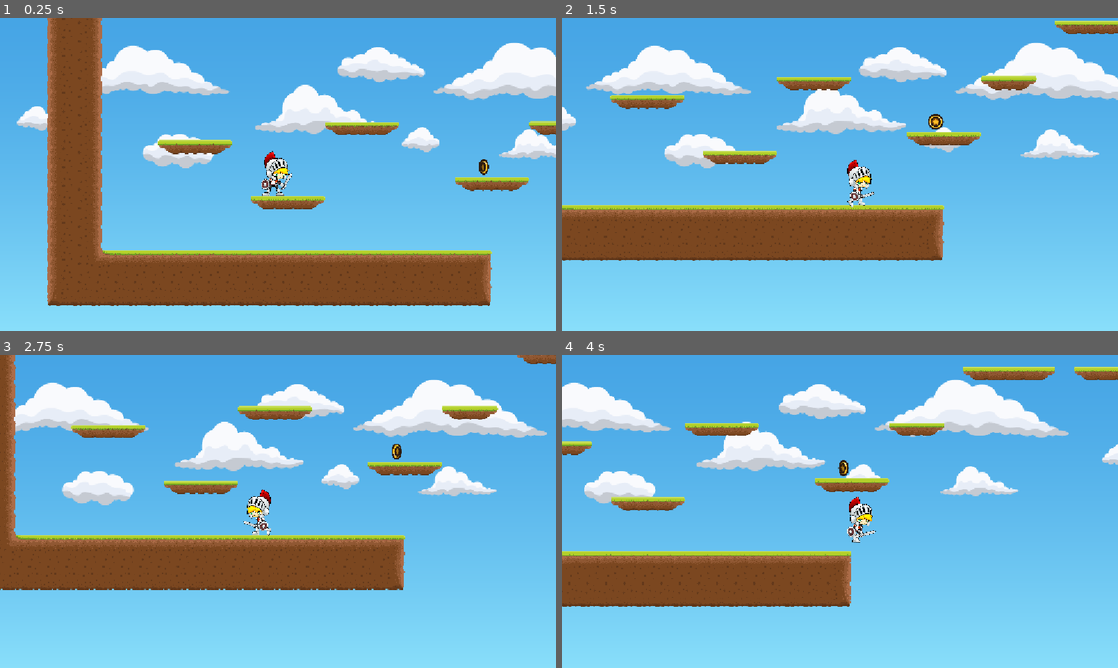
Above: before the commit, frames 1-4 (two rows, left to right).
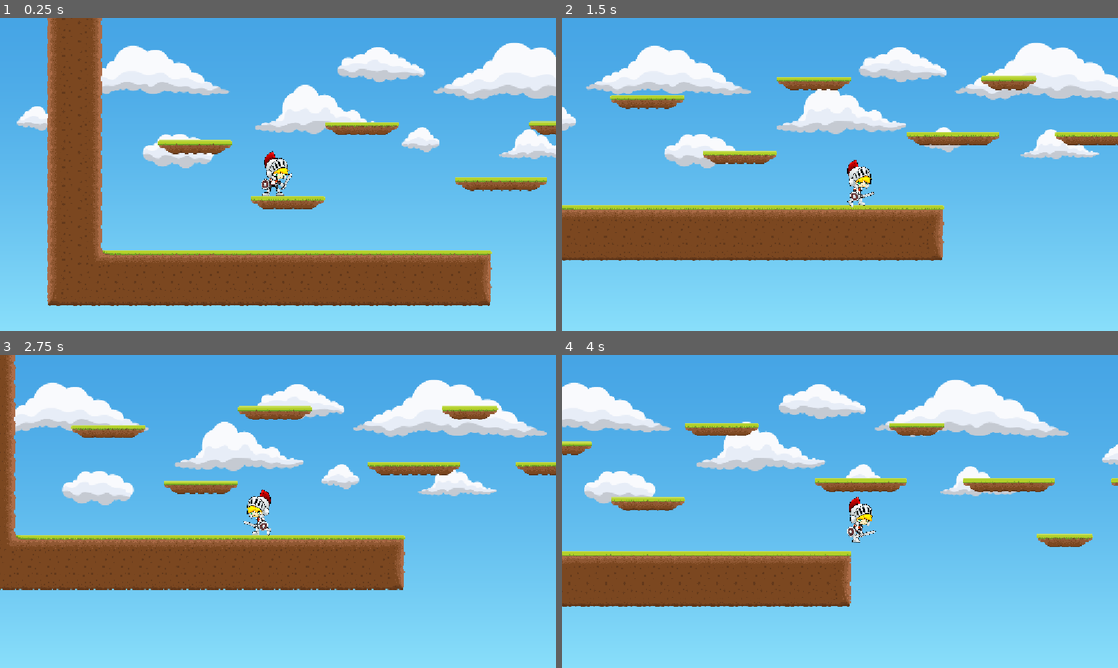
Above: after the commit, the same moments.

Repository: mxcoderr/platformer-terminus
Game: Godot game, scene res://scenes/game.tscn
The game is run twice, just before and just after one commit, with the same random seed, the same clock (stepped at 60 frames per second) and the same inputs.
Inputs:
- Up to frame 1 (0.25 s): no input
- Up to frame 2 (1.5 s): hold Right (move_right) from 0.53 s (still down); tap Space (jump) at 0.77 s
- Up to frame 3 (2.75 s): tap Space (jump) at 1.52 s; release Right (move_right) at 2.03 s; hold Left (move_left) from 2.03 s (still down)
- Up to frame 4 (4 s): release Left (move_left) at 2.78 s; hold Right (move_right) from 2.78 s (still down); tap Space (jump) at 3.02, 3.77 s

The runs differ from the first frame. In frame 1, 0.2% of the frame differs, in the area x 86-99%, y 45-56%; in frame 2, 1.2%; in frame 3, 0.7%; in frame 4, 2.2%, in the area x 49-100%, y 3-62%.

Commit message:
Seeded world generation

Diff:
--- a/scripts/world.gd
+++ b/scripts/world.gd
@@ -7,7 +7,8 @@
 const COIN = preload("res://scenes/coin.tscn")
 
 func _ready() -> void:
-	rng.randomize()
+	rng.set_seed(0)
+	rng.randi()
 	player = get_node("%Player")
 	last_pos = config.spawn.exit_pos
 	generate_one()
